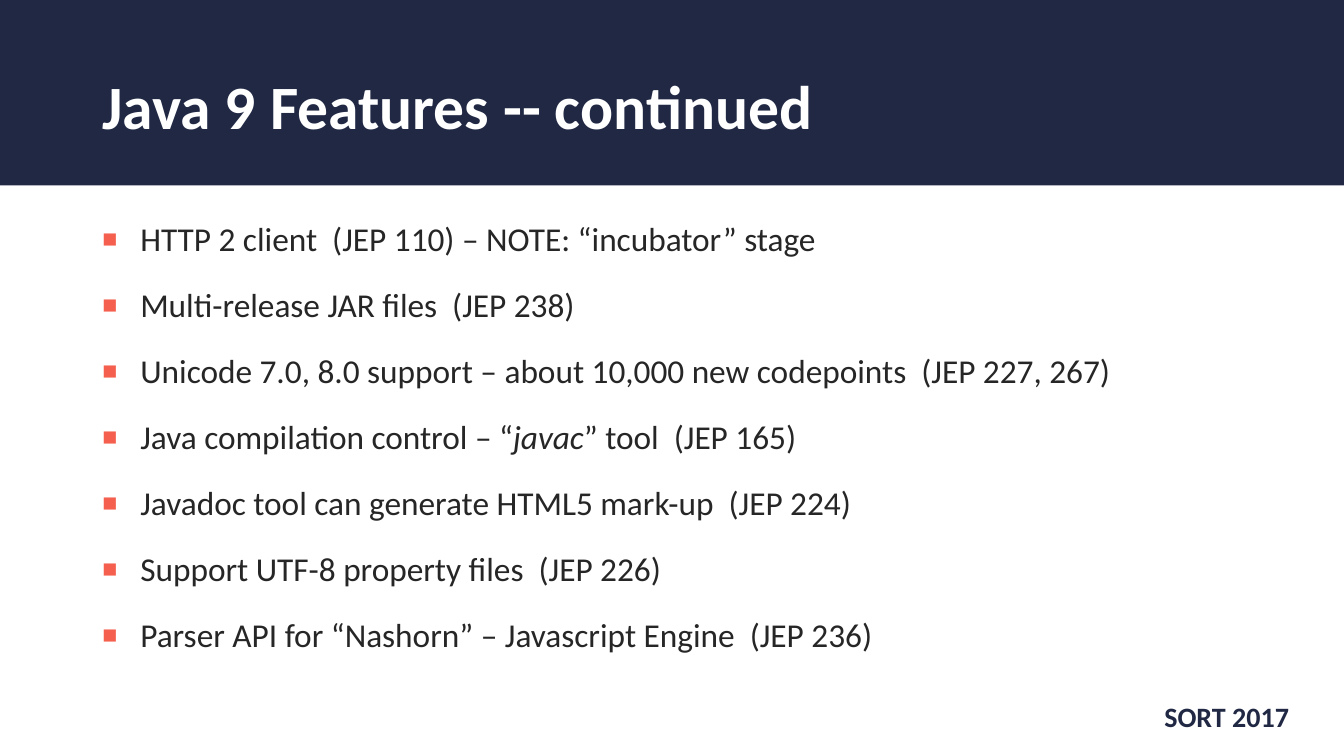
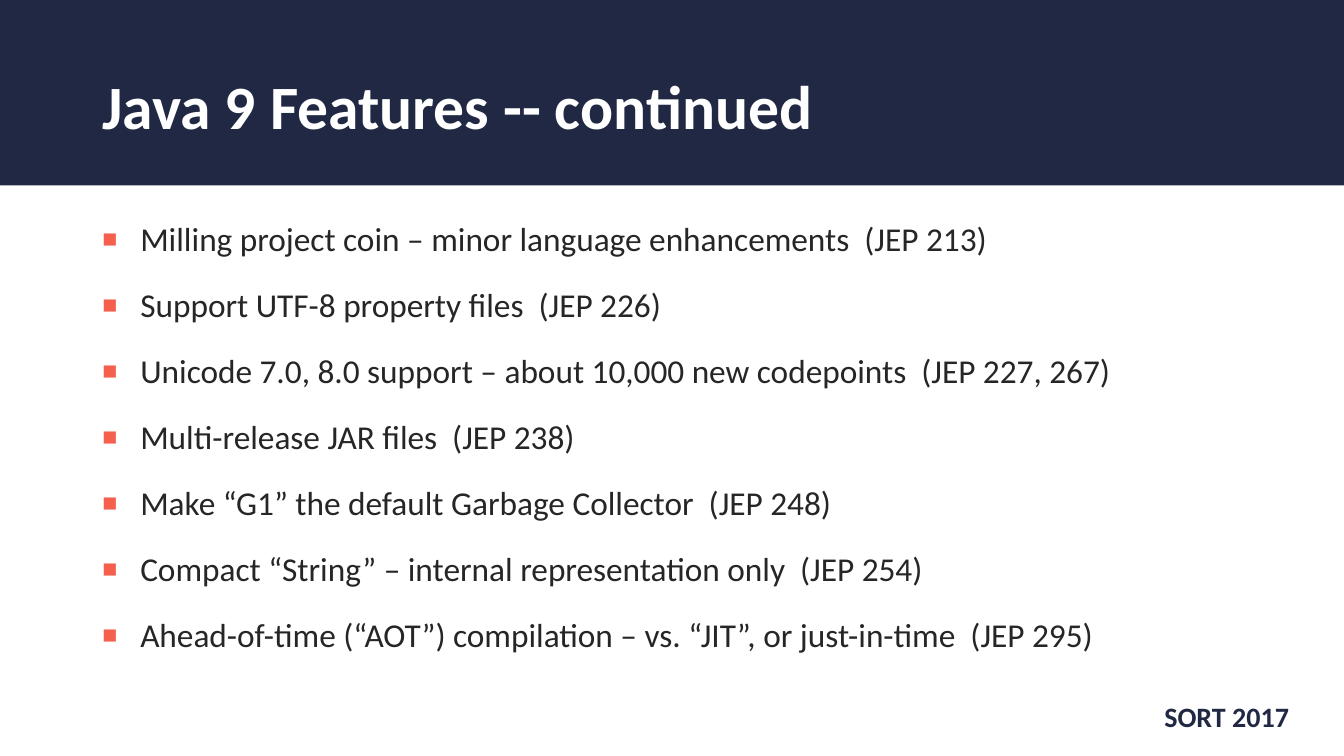
Before and after one commit to wjohnson000/java9-sort, a slide deck: slide 4 of sort-2017-java9.pptx. Drawn at 1344x756 pixels with LibreOffice and Linux fonts; fonts in the diff are those of the drawing; background and template pictures are left out. Boxes give left, top, right and bottom in pixels: in the first picture for what was removed or moved away, otherwise in the second. Text is boxed around its words. In the diff, an @@ line names an element or a change of style, - is before the commit and + after.

```diff
--- a/sort-2017-java9.pptx
+++ b/sort-2017-java9.pptx
@@ text at <box>140,227,1110,389</box>: text changed @@
-■ HTTP 2 client (JEP 110) – NOTE: “incubator” stage
+■ Milling project coin – minor language enhancements (JEP 213)
+■ Support UTF-8 property files (JEP 226)
+■ Unicode 7.0, 8.0 support – about 10,000 new codepoints (JEP 227, 267)
@@ text at <box>140,491,1093,653</box>: text changed @@
-■ Unicode 7.0, 8.0 support – about 10,000 new codepoints (JEP 227, 267)
-■ Java compilation control – “javac” tool (JEP 165)
-■ Javadoc tool can generate HTML5 mark-up (JEP 224)
-■ Support UTF-8 property files (JEP 226)
-■ Parser API for “Nashorn” – Javascript Engine (JEP 236)
+■ Make “G1” the default Garbage Collector (JEP 248)
+■ Compact “String” – internal representation only (JEP 254)
+■ Ahead-of-time (“AOT”) compilation – vs. “JIT”, or just-in-time (JEP 295)
```
Also in this commit, not shown: 11 other slides changed, 2 slides added, 9 other files.
